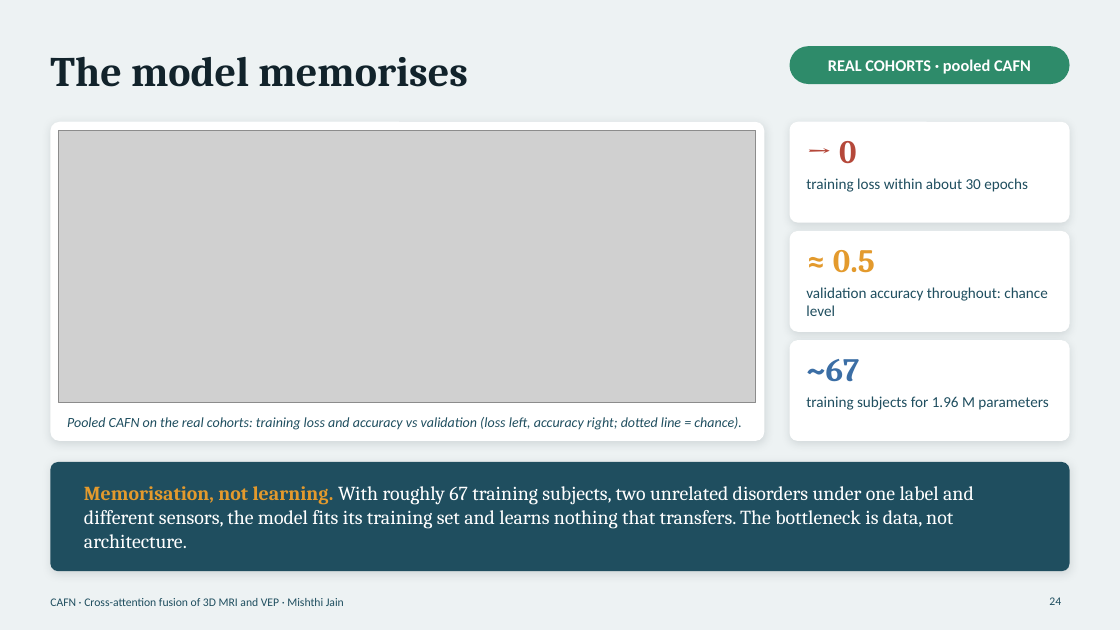
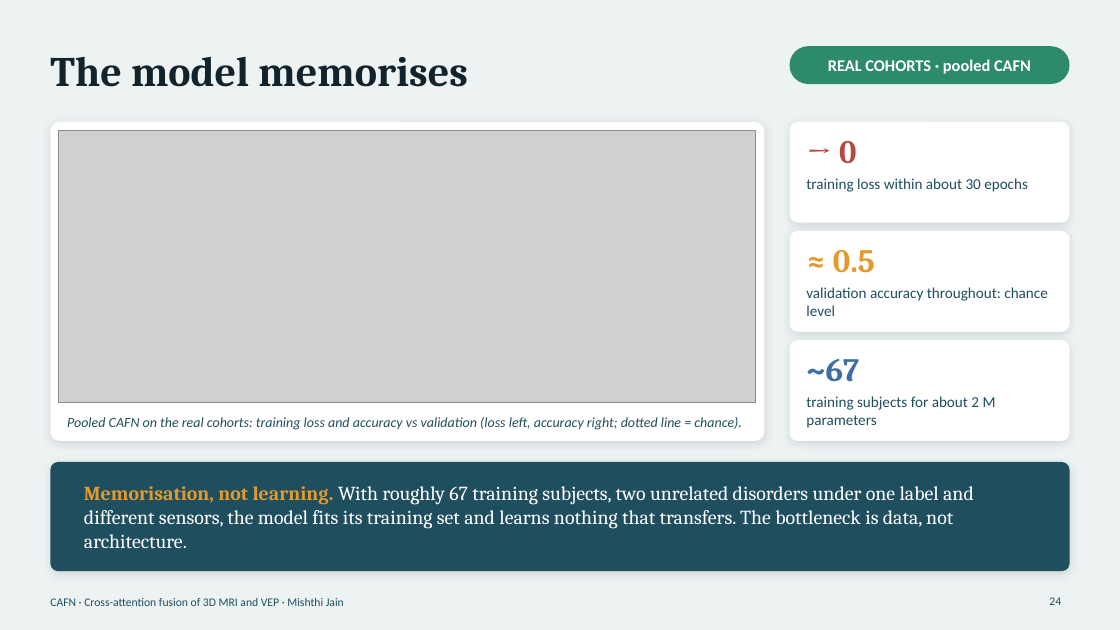
Before and after one commit to AmanSwar/NeuroImaging, a slide deck: slide 24 of docs/NeuroImaging_CAFN_Presentation.pptx. Drawn at 1120x630 pixels with LibreOffice and Linux fonts; fonts in the diff are those of the drawing; grey boxes stand for pictures. Boxes give left, top, right and bottom in pixels: in the first picture for what was removed or moved away, otherwise in the second. Text is boxed around its words. In the diff, an @@ line names an element or a change of style, - is before the commit and + after.

```diff
--- a/docs/NeuroImaging_CAFN_Presentation.pptx
+++ b/docs/NeuroImaging_CAFN_Presentation.pptx
@@ text at (806,396,996,428): text changed @@
-training subjects for 1.96 M parameters
+training subjects for about 2 M parameters
```
Also in this commit, not shown: 16 other slides changed, 18 other files.
